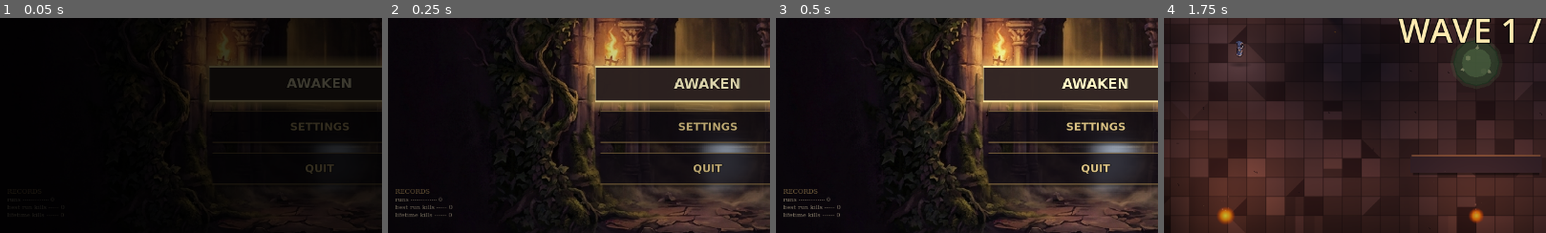
Above: before the commit, frames 1-4 (left to right).
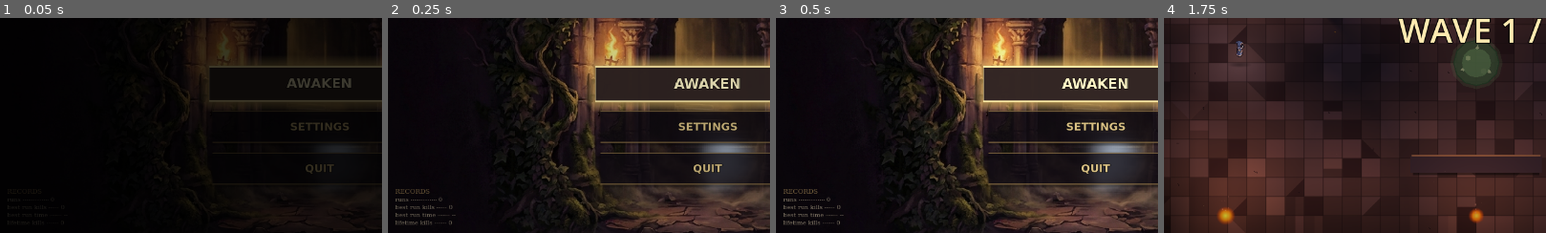
Above: after the commit, the same moments.

Repository: alitaghva1/ethera
Game: Godot game, scene res://scenes/main_menu.tscn
Two runs of this game, one before a commit and one after it. Both use one fixed random seed, a clock stepped at 60 frames per second and the inputs below.
Inputs (mouse positions are % of the whole screen's width and height, from its top left):
- Up to frame 1 (0.05 s): no input
- Up to frame 2 (0.25 s): no input
- Up to frame 3 (0.5 s): no input
- Up to frame 4 (1.75 s): tap Enter at 0.5 s; move the mouse to (72, 45) at 0.52 s; press the mouse at (72, 45) at 0.53 s; hold D (move_right) 0.53-1.25 s; release the mouse at (72, 45) at 1.25 s; drag from (30, 55) to (15, 22) at 1.27 s
The pictures show only the part of the screen within x 8-58%, y 40-90%; the shares and areas given below are measured in that part.

The runs differ from the first frame. In frame 1, less than 0.1% of the frame differs, in the area x 4-11%, y 91-96%; in frame 2, 0.2%; in frame 3, 0.2%, in the area x 2-18%, y 90-97%; in frame 4, nothing differs.

Commit message:
feat(godot iter-159): run time on death screen + main menu records
Closes the iter-158 loop: the run timer now surfaces THREE times so
the player can chase improvement across runs.

  1. In-run HUD (iter-158)   "5:23" — live, frozen on death
  2. Death screen stats row  "TIME 5:23" alongside KILLS + RUNS
                             caption flips to "best!" + warm gold when
                             this run beat the previous best
  3. Main menu records line  "best run time ······· 5:23"
                             "--" when no run has completed yet

death_screen.tscn — new TimeBlock VBox in the StatsRow, parallel to
KillsBlock and RunsBlock. 44 pt number (matches kills/runs visual
weight), 12 pt caption that toggles color on new best.

death_screen.gd — show_death() reads GameState.last_run_time +
best_run_time, formats via new _format_mss helper, and decides best
via `last <= best` (faster wins — sentinel best < 0 means "no
completed run, this one is automatically best").

main_menu.tscn — new StatsBestTime Label under StatsBestRun, same
dotted-leader style as the surrounding records.

main_menu.gd — _populate_stats() fills the new label. -1 sentinel
renders as "--" so first-launch shows a fresh-slate state rather
than a misleading "0:00".

Best-time promotion (last → best) happens in start_dungeon_run()
from iter-158, so by the time the main menu re-shows after a death,
best_run_time is already up to date.

Booted clean headless.

Co-Authored-By: Claude Opus 4.7 (1M context) <noreply@anthropic.com>

Diff:
--- a/slime-depths-godot/scenes/death_screen.tscn
+++ b/slime-depths-godot/scenes/death_screen.tscn
@@ -277,6 +277,33 @@
 text = "runs"
 horizontal_alignment = 1
 
+; Iter 159 — TimeBlock alongside Kills + Runs. Surfaces last_run_time
+; from GameState (snapshot taken at hero-death in iter-158). When this
+; run BEAT the previous best, the caption text reads "best!" in warm
+; gold instead of "time" — same payoff pattern as the iter-49 NEW BEST
+; callout for kills.
+[node name="TimeBlock" type="VBoxContainer" parent="Panel/Stack/StatsRow"]
+custom_minimum_size = Vector2(180, 0)
+theme_override_constants/separation = 0
+alignment = 1
+
+[node name="TimeNumber" type="Label" parent="Panel/Stack/StatsRow/TimeBlock"]
+custom_minimum_size = Vector2(0, 56)
+theme_override_font_sizes/font_size = 44
+theme_override_colors/font_color = Color(0.92, 0.94, 1.0, 1)
+theme_override_colors/font_outline_color = Color(0, 0, 0, 0.95)
+theme_override_constants/outline_size = 4
+text = "0:00"
+horizontal_alignment = 1
+vertical_alignment = 1
+
+[node name="TimeCaption" type="Label" parent="Panel/Stack/StatsRow/TimeBlock"]
+custom_minimum_size = Vector2(0, 18)
+theme_override_font_sizes/font_size = 12
+theme_override_colors/font_color = Color(0.78, 0.72, 0.62, 1)
+text = "time"
+horizontal_alignment = 1
+
 ; Hairline divider under stats.
 [node name="DividerBottomSpacer" type="Control" parent="Panel/Stack"]
 custom_minimum_size = Vector2(0, 4)
--- a/slime-depths-godot/scenes/main_menu.tscn
+++ b/slime-depths-godot/scenes/main_menu.tscn
@@ -742,6 +742,15 @@
 theme_override_colors/font_color = Color(0.92, 0.86, 0.72, 0.55)
 text = "best run kills ······ 0"
 
+; Iter 159 — best run TIME, formatted m:ss. Mirrors the dotted-leader
+; visual of the other records lines. Populated by main_menu.gd from
+; GameState.best_run_time at _ready.
+[node name="StatsBestTime" type="Label" parent="StatsBlock"]
+theme_override_fonts/font = SubResource("body_font")
+theme_override_font_sizes/font_size = 10
+theme_override_colors/font_color = Color(0.92, 0.86, 0.72, 0.55)
+text = "best run time ······· --"
+
 [node name="StatsLifetimeKills" type="Label" parent="StatsBlock"]
 theme_override_fonts/font = SubResource("body_font")
 theme_override_font_sizes/font_size = 10
--- a/slime-depths-godot/scripts/death_screen.gd
+++ b/slime-depths-godot/scripts/death_screen.gd
@@ -27,6 +27,11 @@
 @onready var title_glow: Label = $Panel/Stack/TitleBlock/TitleGlow
 @onready var kills_number: Label = $Panel/Stack/StatsRow/KillsBlock/KillsNumber
 @onready var runs_number: Label = $Panel/Stack/StatsRow/RunsBlock/RunsNumber
+# Iter 159 — TimeBlock readouts. last_run_time was snapshotted at
+# hero-death by GameState.finalize_run_time (iter-158). The caption
+# flips to "best!" + warm gold when this run set a new best.
+@onready var time_number: Label = $Panel/Stack/StatsRow/TimeBlock/TimeNumber
+@onready var time_caption: Label = $Panel/Stack/StatsRow/TimeBlock/TimeCaption
 @onready var relics_title: Label = $Panel/Stack/RelicsTitle
 @onready var relics_list: VBoxContainer = $Panel/Stack/RelicsList
 @onready var retry_button: Button = $Panel/Stack/ButtonRow/RetryButton
@@ -66,6 +71,26 @@
 		runs = GameState.dungeon_runs
 	kills_number.text = str(kills)
 	runs_number.text = str(runs)
+	# Iter 159 — read run time from GameState (snapshotted at hero
+	# death by iter-158's finalize_run_time hook). Compare against
+	# best_run_time to decide whether this is a NEW BEST (faster).
+	# Sentinel: best_run_time < 0 means "no completed run yet" — in
+	# that case the FIRST completed run is automatically a best.
+	var last_t: float = 0.0
+	var best_t: float = -1.0
+	if _has_game_state():
+		last_t = GameState.last_run_time
+		best_t = GameState.best_run_time
+	if time_number != null:
+		time_number.text = _format_mss(last_t)
+	if time_caption != null:
+		var is_best: bool = last_t > 0.0 and (best_t < 0.0 or last_t <= best_t)
+		if is_best:
+			time_caption.text = "best!"
+			time_caption.add_theme_color_override("font_color", Color(1.0, 0.85, 0.42, 1.0))
+		else:
+			time_caption.text = "time"
+			time_caption.add_theme_color_override("font_color", Color(0.78, 0.72, 0.62, 1.0))
 	# Iter 49 — death-screen polish. Three new content blocks injected
 	# at show time (vs hardcoded scene nodes) so adding a 4th later is
 	# cheap and the .tscn stays lean. _rebuild_relics_list already
@@ -276,3 +301,12 @@
 func _recenter_title_pivots() -> void:
 	title.pivot_offset = title.size / 2.0
 	title_glow.pivot_offset = title_glow.size / 2.0
+
+# Iter 159 — format a duration in seconds as "m:ss". Used by the
+# death-screen TIME block. Capped at 99:59 (a run exceeding that is
+# off-design and overflowing the column width assumption).
+func _format_mss(secs: float) -> String:
+	var total_sec: int = maxi(0, int(secs))
+	var m: int = mini(99, total_sec / 60)
+	var s: int = total_sec % 60
+	return "%d:%02d" % [m, s]
--- a/slime-depths-godot/scripts/main_menu.gd
+++ b/slime-depths-godot/scripts/main_menu.gd
@@ -75,6 +75,8 @@
 # between sessions sees their accumulated runs / kills / best run carry over.
 @onready var stats_runs: Label = $StatsBlock/StatsRuns
 @onready var stats_best: Label = $StatsBlock/StatsBestRun
+# Iter 159 — best run TIME, shown alongside best kills.
+@onready var stats_best_time: Label = $StatsBlock/StatsBestTime
 @onready var stats_lifetime: Label = $StatsBlock/StatsLifetimeKills
 @onready var stats_last: Label = $StatsBlock/StatsLastRun
 
@@ -159,6 +161,10 @@
 	var best: int = max(GameState.best_run_kills, GameState.last_run_kills)
 	stats_runs.text = "runs ··············· %d" % GameState.dungeon_runs
 	stats_best.text = "best run kills ······ %d" % best
+	# Iter 159 — best run time. -1 sentinel for "no run completed yet"
+	# renders as "--" so the player sees a fresh-slate state on launch
+	# rather than "0:00" which would falsely imply they've already run.
+	stats_best_time.text = "best run time ······· %s" % _format_best_time()
 	stats_lifetime.text = "lifetime kills ······· %d" % GameState.session_kills
 	# Only show last-run line after at least one run completed; an empty
 	# line on first launch avoids the "0 kills" lie before the player has
@@ -167,6 +173,19 @@
 		stats_last.text = "last run ············ %d kills" % GameState.last_run_kills
 	else:
 		stats_last.text = ""
+
+# Iter 159 — format GameState.best_run_time as m:ss, or "--" when no
+# run has completed yet. The promotion from last_run_time → best_run_time
+# happens at start_dungeon_run() (game_state.gd), so by the time the
+# main menu is shown after a death the value is already up-to-date.
+func _format_best_time() -> String:
+	var t: float = GameState.best_run_time
+	if t < 0.0:
+		return "--"
+	var total_sec: int = maxi(0, int(t))
+	var m: int = mini(99, total_sec / 60)
+	var s: int = total_sec % 60
+	return "%d:%02d" % [m, s]
 
 # Embers emit from a thin horizontal strip just below the visible bottom of
 # the viewport so the first spawn frame isn't visible. The preprocess on the
